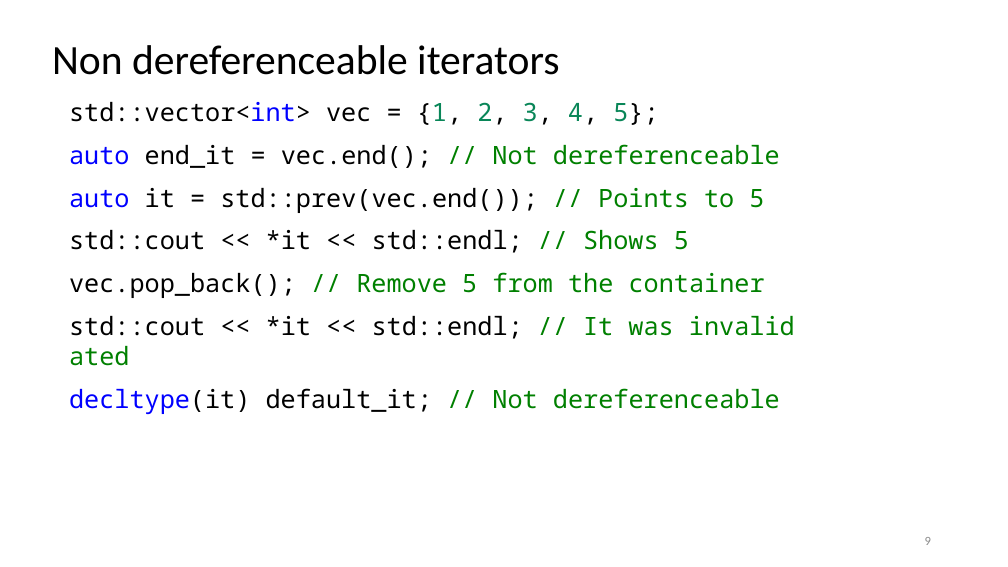
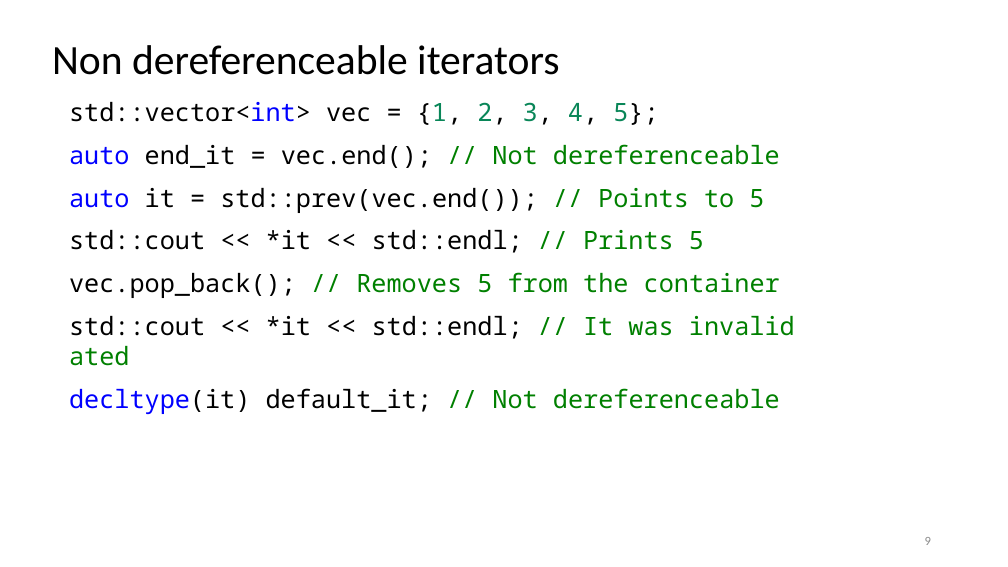
Before and after one commit to rarutyun/cpp-courses, a slide deck: slide 9 of 08_iterators/08_iterators.pptx. Drawn at 1008x567 pixels with LibreOffice and Linux fonts; fonts in the diff are those of the drawing. Boxes give left, top, right and bottom in pixels: in the first picture for what was removed or moved away, otherwise in the second. Text is boxed around its words. In the diff, an @@ line names an element or a change of style, - is before the commit and + after.

```diff
--- a/08_iterators/08_iterators.pptx
+++ b/08_iterators/08_iterators.pptx
@@ text at [69, 230, 780, 298]: text changed @@
-std::cout << *it << std::endl; // Shows 5
-vec.pop_back(); // Remove 5 from the container
+std::cout << *it << std::endl; // Prints 5
+vec.pop_back(); // Removes 5 from the container
```
Also in this commit, not shown: 15 other slides changed.
